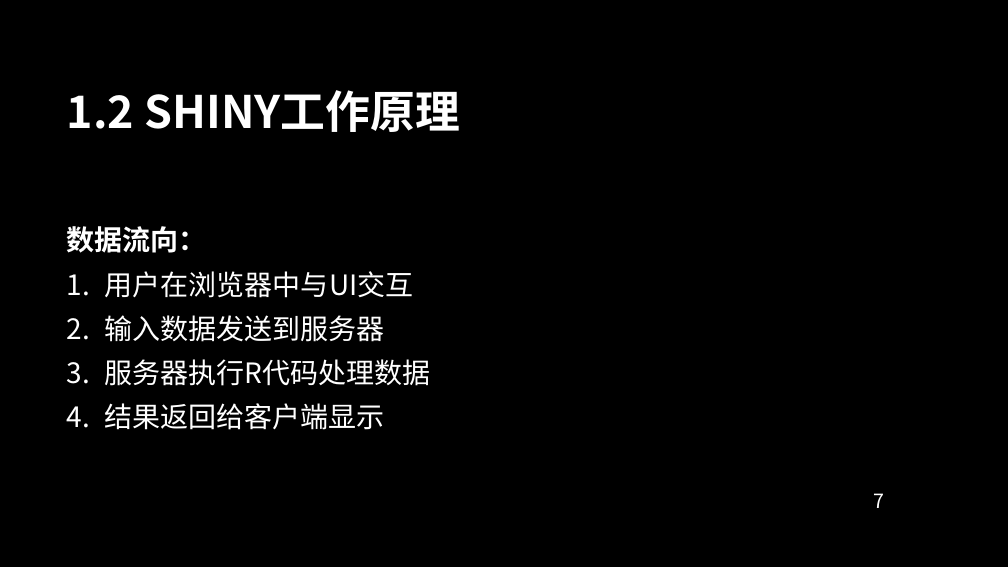
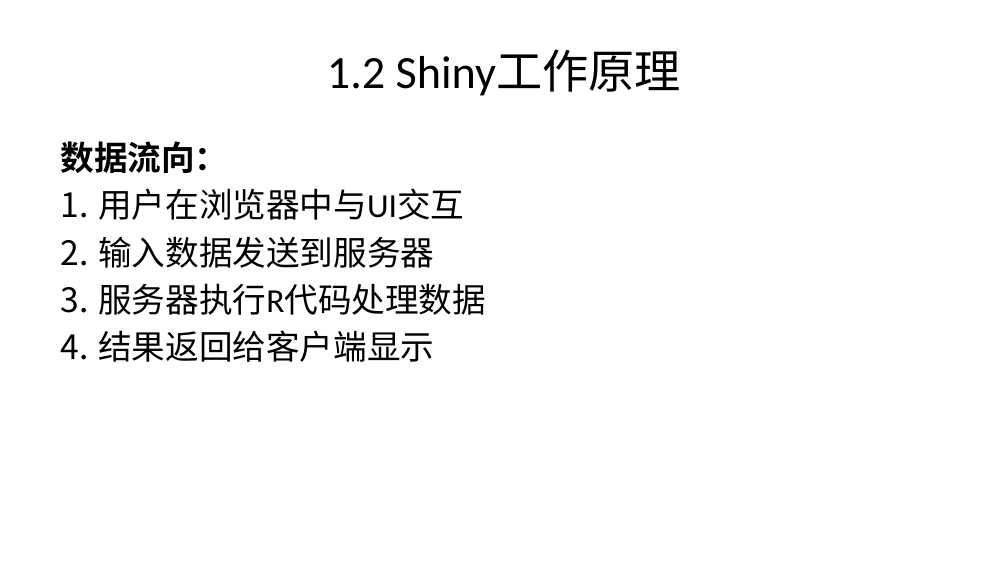
Before and after one commit to Kiriny1999/analysis-ic-model, a slide deck: slide 7 of shiny_app_documentation.pptx. Drawn at 1008x567 pixels with LibreOffice and Linux fonts; fonts in the diff are those of the drawing; background and template pictures are left out. Boxes give left, top, right and bottom in pixels: in the first picture for what was removed or moved away, otherwise in the second. Text is boxed around its words. In the diff, an @@ line names an element or a change of style, - is before the commit and + after.

```diff
--- a/shiny_app_documentation.pptx
+++ b/shiny_app_documentation.pptx
@@ background picture (left out) to #FFFFFF @@
@@ title at (x1=327, y1=49, x2=681, y2=96): text changed; size 32 to 33 pt; font Noto Sans CJK SC to Calibri; text colour #FFFFFF to #000000; bold off @@
-1.2 SHINY工作原理
+1.2 Shiny工作原理
@@ text "数据流向：" moved from (x1=67, y1=226, x2=431, y2=430) to (x1=60, y1=141, x2=486, y2=362) @@
@@ text "数据流向：" at (x1=60, y1=141, x2=486, y2=362): size 20 to 24 pt, font Noto Sans CJK SC to Calibri, text colour #FFFFFF to #000000; less space between paragraphs; vertical alignment middle to top @@
@@ page number removed at (x1=873, y1=493, x2=884, y2=508) @@
-7
```
Also in this commit, not shown: 55 other slides changed.
